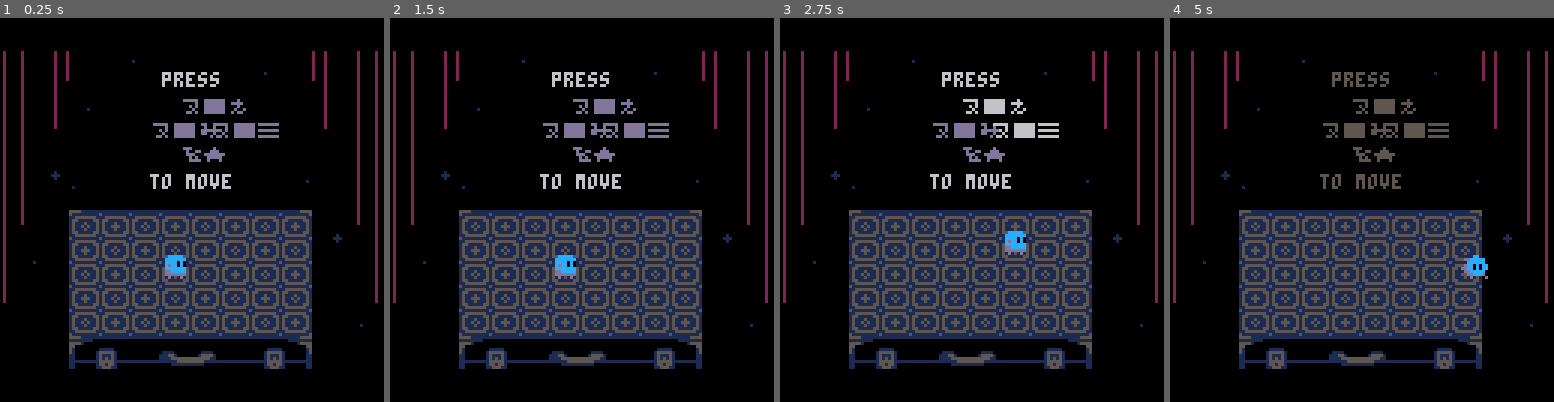
Above: before the commit, frames 1-4 (left to right).
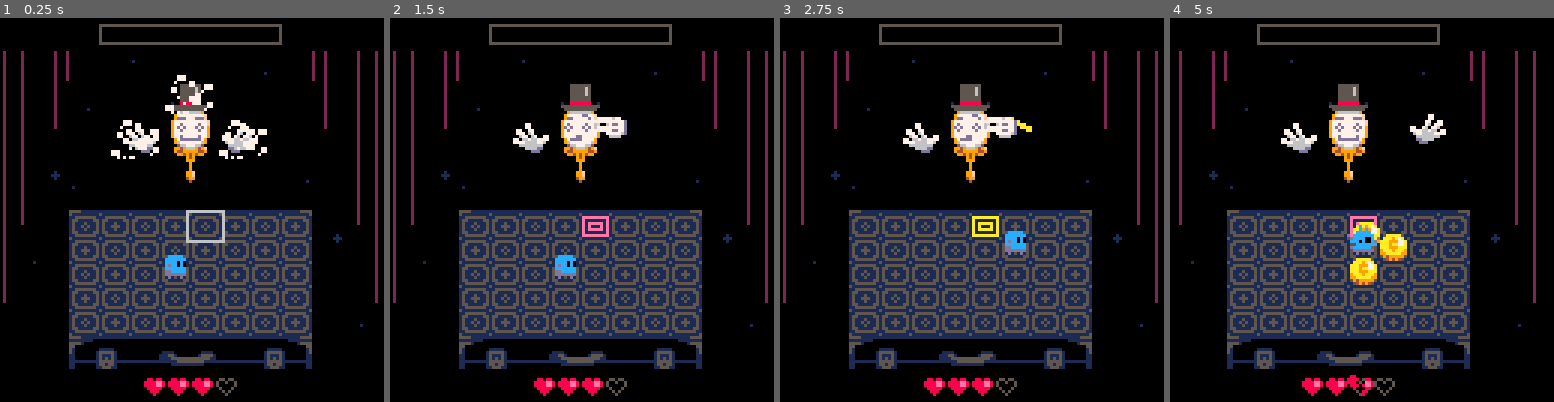
Above: after the commit, the same moments.

Repository: aylanonsense/just-one-boss
Game: PICO-8 cartridge cart.p8
The game is run twice, just before and just after one commit, with the same random seed, the same clock (stepped at 60 frames per second) and the same inputs.
Inputs:
- Up to frame 1 (0.25 s): no input
- Up to frame 2 (1.5 s): tap X (X key) at 0.33, 1.07 s; tap O (Z key) at 0.7 s
- Up to frame 3 (2.75 s): hold Right 1.6-2.1 s; tap O (Z key) at 1.7, 2.1, 2.5 s; tap X (X key) at 1.85 s; hold Up 2.15-2.42 s; hold Right from 2.47 s (still down)
- Up to frame 4 (5 s): tap O (Z key) every 0.4 s from 2.9 to 4.9 s; tap X (X key) at 2.97, 4.08 s; release Right at 3.03 s; hold Left 3.08-3.58 s; hold Down 3.63-3.97 s; hold Right 4.02-4.68 s; hold Up from 4.73 s (still down)

The runs differ from the first frame. In frame 1, 5.9% of the frame differs, in the area x 25-74%, y 1-99%; in frame 2, 5.3%; in frame 3, 5.3%; in frame 4, 22%, in the area x 0-99%, y 1-99%.

Commit message:
Adding coins

Diff:
--- a/cart.p8
+++ b/cart.p8
@@ -19,6 +19,7 @@
 hurtbox_channels:
 	1: player
 	2: pickup
+	4: coin (stationary)
 
 symbols:
 	up:		”
@@ -34,6 +35,9 @@
 local color_ramp_str="751000007d5100007e82100076b351007f94210076d510007776d51077776d1077e821007fa9421077fa9410776b3510776cd510776d510077fe8210777f9410"
 local color_ramps={}
 local rainbow_color
+
+-- global config vars
+local speed_mode=true
 
 -- global scene vars
 local scenes
@@ -129,6 +133,7 @@
 		facing="right",
 		step_frames=0,
 		teeter_frames=0,
+		bump_frames=0,
 		stun_frames=0,
 		primary_color=12,
 		secondary_color=13,
@@ -136,6 +141,7 @@
 		update=function(self)
 			decrement_counter_prop(self,"stun_frames")
 			decrement_counter_prop(self,"teeter_frames")
+			decrement_counter_prop(self,"bump_frames")
 			-- try moving
 			if btnp(0) then
 				self:queue_step("left")
@@ -157,14 +163,19 @@
 				self:apply_step()
 				local prev_col,prev_row=self:col(),self:row()
 				self:apply_velocity()
-				-- teeter off the edge of the earth if the player tries to move off the map
-				if self:col()!=mid(1,self:col(),8) or self:row()!=mid(1,self:row(),5) then
-					self.x=10*prev_col-5
-					self.y=8*prev_row-4
-					self.step_dir=nil
-					self.next_step_dir=nil
-					self.step_frames=0
-					self.teeter_frames=11
+				local col,row=self:col(),self:row()
+				if prev_col!=col or prev_row!=row then
+					-- teeter off the edge of the earth if the player tries to move off the map
+					if col!=mid(1,col,8) or row!=mid(1,row,5) then
+						self:undo_step(prev_col,prev_row)
+						self.teeter_frames=11
+					end
+					-- bump into an obstacle
+					if is_tile_occupied(col,row) then
+						self:undo_step(prev_col,prev_row)
+						self.bump_frames=11
+						freeze_and_shake_screen(0,5)
+					end
 				end
 			end
 		end,
@@ -183,12 +194,16 @@
 			if self.step_frames>0 then
 				spritesheet_x=44-11*self.step_frames
 			end
-			-- teetering off the edge
-			if self.teeter_frames>0 then
-				local c=ternary(self.teeter_frames%4<2,8,9)
-				pal2(c,0)
-				pal2(17-c,self.secondary_color)
-				spritesheet_x=44
+			-- teetering off the edge or bumping into a wall
+			if self.teeter_frames>0 or self.bump_frames>0 then
+				if self.bump_frames>0 then
+					spritesheet_x=66
+				else
+					local c=ternary(self.teeter_frames%4<2,8,9)
+					pal2(c,0)
+					pal2(17-c,self.secondary_color)
+					spritesheet_x=44
+				end
 				if facing=="up" then
 					dy+=3
 				elseif facing=="down" then
@@ -198,6 +213,9 @@
 				elseif facing=="right" then
 					dx-=4
 				end
+				if self.teeter_frames<3 and self.bump_frames<3 then
+					spritesheet_x=55
+				end
 			end
 			-- getting hurt
 			if self.stun_frames>0 then
@@ -213,13 +231,20 @@
 				sspr2(spritesheet_x,spritesheet_y,11,spritesheet_height,self.x-dx,self.y-dy,flipped)
 			end
 		end,
+		undo_step=function(self,col,row)
+			self.x=10*col-5
+			self.y=8*row-4
+			self.step_dir=nil
+			self.next_step_dir=nil
+			self.step_frames=0
+		end,
 		queue_step=function(self,dir)
 			if not self:step(dir) then
 				self.next_step_dir=dir
 			end
 		end,
 		step=function(self,dir)
-			if not self.step_dir and self.teeter_frames<=0 and self.stun_frames<=0 then
+			if not self.step_dir and self.teeter_frames<=0 and self.bump_frames<=0 and self.stun_frames<=0 then
 				self.facing,self.step_dir,self.step_frames,self.next_step_dir=dir,dir,4 -- ,nil
 				return true
 			end
@@ -299,8 +324,8 @@
 				self.hearts-=1
 				self.anim,self.anim_frames="lose",20
 			end
-			if self.visible then
-				self.visible=false
+			if not self.visible then
+				self.visible=true
 				freeze_and_shake_screen(20,0)
 			end
 		end
@@ -354,6 +379,12 @@
 	magic_tile={
 		render_layer=3,
 		hurtbox_channel=2, -- pickup
+		update=function(self)
+			if is_tile_occupied(self:col(),self:row()) then
+				self:die()
+				spawn_magic_tile()
+			end
+		end,
 		draw=function(self)
 			local x,y,tile_color,bg_color,fade=self.x,self.y,16,1,max(0,3-flr(self.frames_alive/2))
 			if self.frames_to_death>0 then
@@ -366,13 +397,11 @@
 			rect(x-2,y-1,x+2,y+1)
 		end,
 		on_hurt=function(self)
-			freeze_and_shake_screen(2,3)
+			freeze_and_shake_screen(2,4)
 			self.hurtbox_channel,self.frames_to_death=0,6
 			spawn_particle_burst(self.x,self.y,30,16,10)
 			boss_health:gain_health(10)
-			-- if boss_health.health<60 then
-			-- 	spawn_magic_tile(100-min(self.frames_alive,30)) -- 30 frame grace period
-			-- end
+			on_magic_tile_picked_up(self)
 		end
 	},
 	player_reflection={
@@ -401,6 +430,7 @@
 			self.step_frames=player.step_frames
 			self.stun_frames=player.stun_frames
 			self.teeter_frames=player.teeter_frames
+			self.bump_frames=player.bump_frames
 			self.invincibility_frames=player.invincibility_frames
 			self.frames_alive=player.frames_alive
 		end
@@ -428,9 +458,9 @@
 	flower_patch={
 		render_layer=4,
 		init=function(self)
-			local c=rnd_int(1,4)
-			self.color=({7,8,14,15})[c]
-			self.accent_color=({15,15,7,14})[c]
+			local c=rnd_int(1,3)
+			self.color=({8,14,15})[c]
+			self.accent_color=({15,7,14})[c]
 			self.flipped=rnd()<0.5
 		end,
 		update=function(self)
@@ -457,6 +487,45 @@
 			end
 		end
 	},
+	coin={
+		extends="movable",
+		init=function(self)
+			self:promise("move",10*player:col()-3,8*player:row()-4,30,ease_out,{20,-30,10,-60})
+				:and_then(2)
+				:and_then(function()
+					self.hitbox_channel=5 -- player, coin
+					self.occupies_tile=true
+					freeze_and_shake_screen(2,2)
+				end)
+				:and_then("move",-1,-4,3,ease_in,nil,true)
+				:and_then(2)
+				:and_then("move",-1,4,3,ease_out,nil,true)
+				:and_then(function()
+					self.hitbox_channel=1 -- player
+					self.hurtbox_channel=4 -- coin
+				end)
+		end,
+		update=function(self)
+			self:apply_move()
+			self:apply_velocity()
+		end,
+		draw=function(self)
+			pal2(3)
+			local sprite=0
+			if self.frames_alive>20 then
+				sprite=2
+			end
+			if self.frames_alive>=30 then
+				sprite=4
+			else
+				sprite+=flr(self.frames_alive/3)%2
+			end
+			sspr(9*sprite,62,9,9,self.x-4,self.y-5)
+		end,
+		on_death=function(self)
+			spawn_particle_burst(self.x,self.y,6,9,4)
+		end
+	},
 	particle={
 		extends="movable",
 		friction=0,
@@ -499,6 +568,8 @@
 		hover_dir=1,
 		visible=false,
 		init=function(self)
+			self.coins={}
+			self.flowers={}
 			self.left_hand=spawn_entity("magic_mirror_hand",self.x-18,self.y+5)
 			self.right_hand=spawn_entity("magic_mirror_hand",self.x+18,self.y+5,{is_right_hand=true,dir=1})
 		end,
@@ -540,7 +611,7 @@
 				sspr2(115,84,13,30,self.x-6,self.y-12)
 				-- draw face
 				if self.expression>0 then
-					sspr2(51+11*self.expression,114,11,14,x-5,y-7,false,self.expression==5 and (self.frames_alive)%4<2)
+					sspr2(40+11*self.expression,114,11,14,x-5,y-7,false,self.expression==5 and (self.frames_alive)%4<2)
 				end
 			end
 			if boss_health.rainbow_frames>0 then
@@ -565,8 +636,8 @@
 			end
 		end,
 		-- highest-level commands
-		intro=function(self)
-			if true then
+		intro=function(self,speed_intro)
+			if speed_intro then
 				self:set_expression(1)
 				self:don_top_hat()
 				self.right_hand:appear()
@@ -593,11 +664,12 @@
 			end
 		end,
 		decide_next_action=function(self)
-			local promise=self:shoot_lasers()
+			-- local promise=self:shoot_lasers()
 			-- local promise=self:conjure_flowers(3)
 			-- local promise=self:throw_cards()
+			local promise=self:throw_coins(3)
 			return promise
-				:and_then("return_to_ready_position")
+				:and_then("return_to_ready_position"):and_then(60)
 				:and_then(function()
 					-- called this way so that the progressive decide_next_action
 					--   calls don't result in an out of memory exception
@@ -636,6 +708,20 @@
 					{self.left_hand,"throw_cards"},
 					{self.right_hand,"throw_cards"}
 				)):and_then(10)
+		end,
+		throw_coins=function(self,num_coins)
+			local promise=self:promise(self.right_hand,"move_to_temple",self)
+			local i
+			for i=1,num_coins do
+				promise=promise:and_then(self.right_hand,"set_pose",1)
+					:and_then(self,"set_expression",7)
+					:and_then(ternary(i==1,30,6))
+					:and_then("set_expression",3)
+					:and_then(self.right_hand,"set_pose",4)
+					:and_then(self,"spawn_coin")
+					:and_then(self,20)
+			end
+			return promise
 		end,
 		shoot_lasers=function(self)
 			self.left_hand:disapper()
@@ -744,10 +830,21 @@
 			self.hover_frames=5*cols+1
 			return 5*cols
 		end,
+		despawn_coins=function(self)
+			local i
+			for i=1,#self.coins do
+				self.coins[i]:die()
+			end
+			self.coins={}
+			return 10
+		end,
 		-- lowest-level commands
 		spawn_flower=function(self,x,y)
 			add(self.flowers,spawn_entity("flower_patch",x,y))
 			return 2
+		end,
+		spawn_coin=function(self)
+			add(self.coins,spawn_entity("coin",self.x+12,self.y))
 		end,
 		don_top_hat=function(self)
 			self.is_wearing_top_hat=true
@@ -829,7 +926,7 @@
 		end,
 		move_to_temple=function(self,mirror)
 			return self:promise("set_pose",1)
-				:and_then("move",mirror.x+14*self.dir,mirror.y+2,20)
+				:and_then("move",mirror.x+13*self.dir,mirror.y,20)
 		end,
 		move_to_row=function(self,row)
 			return self:promise("set_pose",3)
@@ -886,7 +983,6 @@
 		on_hurt=function(self)
 			freeze_frames=2
 			player_health:gain_heart()
-			-- spawn_particle_burst(todo)
 			spawn_particle_burst(self.x,self.y,6,8,4)
 			self:die()
 		end
@@ -925,20 +1021,21 @@
 function _update()
 	skip_frames=increment_counter(skip_frames)
 	if skip_frames%1>0 then return end
-	-- update promises
-	local num_promises,i=#promises
-	for i=1,num_promises do
-		promises[i]:update()
-	end
-	filter_list(promises,function(promise)
-		return not promise.finished
-	end)
 	-- call the update function of the current scene
 	if freeze_frames>0 then
 		freeze_frames=decrement_counter(freeze_frames)
 	else
 		screen_shake_frames=decrement_counter(screen_shake_frames)
 		scene_frame=increment_counter(scene_frame)
+		-- update promises
+		local num_promises,i=#promises
+		for i=1,num_promises do
+			promises[i]:update()
+		end
+		filter_list(promises,function(promise)
+			return not promise.finished
+		end)
+		-- update the scene
 		scene[2]()
 	end
 end
@@ -966,8 +1063,16 @@
 	player_health=spawn_entity("player_health")
 	boss=spawn_entity("magic_mirror")
 	boss_health=spawn_entity("boss_health")
-	-- start the slow intro to the game
-	spawn_entity("instructions")
+	if speed_mode then
+		boss.visible=true
+		player_health.visible=true
+		boss_health.visible=true
+		boss:intro(true):and_then("decide_next_action")
+		spawn_magic_tile()
+	else
+		-- start the slow intro to the game
+		spawn_entity("instructions")
+	end
 	-- if self.phase==0 then
 	-- 	if self.health>=20 and not self.visible then
 	-- 		self.visible=true
@@ -982,12 +1087,6 @@
 	-- 		-- boss:schedule(55,"intro")
 	-- 	end
 	-- end
-	-- spawn_magic_tile()
-	-- get to the good part
-	-- boss.visible=true
-	-- player_health.visible=true
-	-- boss_health.visible=true
-	-- boss:intro():and_then("decide_next_action")
 	-- immediately add new entities to the game
 	add_new_entities()
 end
@@ -1053,7 +1152,7 @@
 		end
 	end)
 	-- draw ui
-	camera()
+	camera(shake_x)
 	draw_ui()
 	-- draw guidelines
 	-- camera()
@@ -1337,18 +1436,10 @@
 	end
 end
 
--- function all_promises(...)
--- 	local promise,promises,num_finished=make_promise(),{...},0
--- 	foreach(promises,function(promise2)
--- 		promise2:and_then(function()
--- 			num_finished+=1
--- 			if num_finished==#promises then
--- 				promise:finish()
--- 			end
--- 		end)
--- 	end)
--- 	return promise
--- end
+-- magic tile functions
+function on_magic_tile_picked_up(tile)
+	spawn_magic_tile(100-min(tile.frames_alive,30)) -- 30 frame grace period
+end
 
 function spawn_magic_tile(frames_to_death)
 	spawn_entity("magic_tile_spawn",10*rnd_int(1,8)-5,8*rnd_int(1,5)-4,{frames_to_death=max(10,frames_to_death)})
@@ -1394,6 +1485,17 @@
 	-- rect(x2,y2,x2+width-1,y2+height-1,8)
 end
 
+-- tile functions
+function is_tile_occupied(col,row)
+	local i
+	for i=1,#entities do
+		local entity=entities[i]
+		if entity.occupies_tile and entity:col()==col and entity:row()==row then
+			return true
+		end
+	end
+end
+
 -- easing functions
 function linear(percent)
 	return percent
Not shown, changed: 41 lines of the sprite sheet (__gfx__) section of cart.p8
